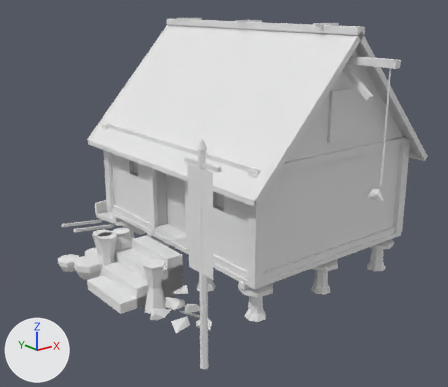
What one commit did to the glTF model SourceArt/Buildings/SM_Bld_Granary.gltf.
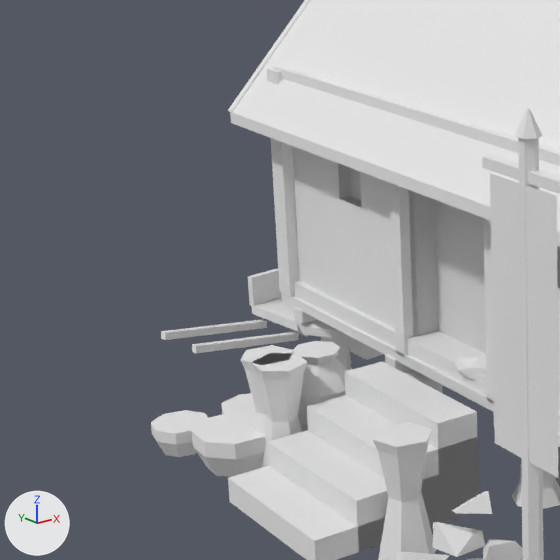
There are two pictures of each version: one whole from a 50 mm lens placed at (-7.51, -9.01, 5.06), pointed at (-0.47, -0.22, 1.54), one close up on the part from 0% to 48% of the width and 25% to 80% of the height. The axes (+X, +Y, +Z) are drawn at lower left. The lights are the same throughout. The first two pictures are the older version. Vertices at exactly the same position are counted once.

The first close-up shows 'SM_Bld_Granary'.
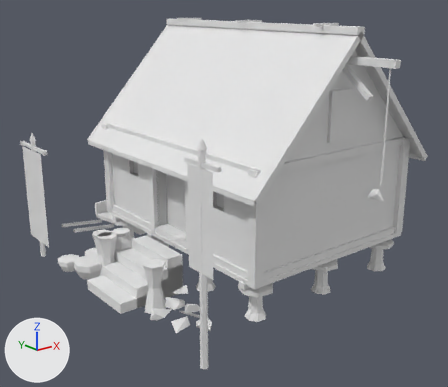
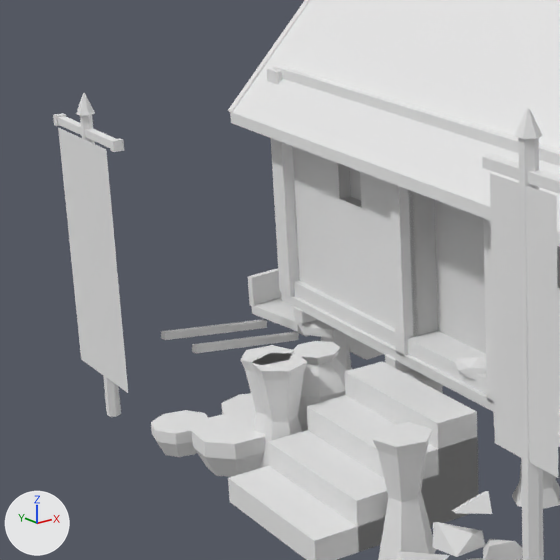
Where the change shows, as pixel boxes [x1, y1, x2, y2] in the close-ups (560 x 560 px):
```json
{"object": "SM_Bld_Granary", "change": "reshaped", "before": [151, 0, 560, 560], "after": [53, 0, 560, 560]}
{"part": 1, "of": "me_sm_bld_granary", "change": "added", "after": [80, 115, 121, 417]}
{"part": 2, "of": "me_sm_bld_granary", "change": "added", "after": [57, 116, 116, 148]}
{"part": 3, "of": "me_sm_bld_granary", "change": "added", "after": [76, 93, 95, 116]}
{"part": 4, "of": "me_sm_bld_granary", "change": "added", "after": [53, 113, 66, 126]}
{"part": 5, "of": "me_sm_bld_granary", "change": "added", "after": [110, 138, 124, 152]}
{"part": 6, "of": "me_sm_bld_granary", "change": "added", "after": [58, 128, 128, 393]}
```

The change, as JSON lines over the scene's bpy script:
```json
{"op": "add", "block": "mat_bld_levelflag", "code": ["mat_bld_levelflag = bpy.data.materials.new('Bld_LevelFlag')", "# nodes: BsdfPrincipled, Math, Mix, OutputMaterial, VertexColor", "# colours: white #e7e7e7, mixed with the vertex colours"]}
{"block": "me_sm_bld_granary", "where": "# used by ob_sm_bld_granary; location = (0.0, 0.0, 0.0)"}
{"block": "me_sm_bld_granary", "where": "# verts and faces of me_sm_bld_granary; kept vertices keep their numbers, new ones are numbered from 1319"}
{"op": "remove", "block": "me_sm_bld_granary", "code": "me_sm_bld_granary.from_pydata(...)  # 1319 vertices, 2192 faces; spans x -3.08..2.43, y -3.35..3.29, z -0.04..4.68"}
{"op": "add", "block": "me_sm_bld_granary", "code": "me_sm_bld_granary.from_pydata(...)  # 1371 vertices, 2270 faces; spans x -3.08..2.43, y -3.35..3.29, z -0.04..4.68"}
{"block": "me_sm_bld_granary", "change": "me_sm_bld_granary part 1: a new loose piece, a 6-sided cut cone along z (radius 0.055 at the low end, 0.045 at the high end) spanning x -3.008..-2.912, y 2.625..2.735, z -0.04..2.4, in mat_bld_beam"}
{"block": "me_sm_bld_granary", "change": "me_sm_bld_granary part 2: a new loose piece, a box spanning x -2.99..-2.93, y 2.15..3.21, z 2.23..2.29, in mat_bld_beam"}
{"block": "me_sm_bld_granary", "change": "me_sm_bld_granary part 3: the loose piece of 12 vertices spanning x -2.88..-2.76, y -2.77..-2.63, z 3.2..3.34 is copied, and the copy is moved by (-0.14, 5.38, -0.79); it spans x -3.02..-2.9, y 2.61..2.75, z 2.4..2.56"}
{"block": "me_sm_bld_granary", "change": "me_sm_bld_granary part 4: a new loose piece, a box spanning x -3.0..-2.92, y 3.19..3.25, z 2.22..2.3, in mat_bld_bronze"}
{"block": "me_sm_bld_granary", "change": "me_sm_bld_granary part 5: a new loose piece, a box spanning x -3.0..-2.92, y 2.11..2.17, z 2.22..2.3, in mat_bld_bronze"}
{"block": "me_sm_bld_granary", "change": "me_sm_bld_granary part 6"}
{"op": "add", "block": "me_sm_bld_granary", "code": "verts[1319] = (-3.01, 2.22, 0.3)  # pixel (128, 393)"}
{"op": "add", "block": "me_sm_bld_granary", "code": "verts[1320] = (-3.01, 3.14, 0.3)  # pixel (81, 359)"}
{"op": "add", "block": "me_sm_bld_granary", "code": "verts[1321] = (-3.01, 3.14, 2.22)  # pixel (58, 127)"}
{"op": "add", "block": "me_sm_bld_granary", "code": "verts[1322] = (-3.01, 2.22, 2.22)  # pixel (106, 149)"}
{"op": "add", "block": "me_sm_bld_granary", "code": "faces += [(1320, 1322, 1321), (1319, 1322, 1320)]  # mat_bld_levelflag"}
{"op": "add", "block": "me_sm_bld_granary", "code": "me_sm_bld_granary.materials.append(mat_bld_levelflag)"}
```
